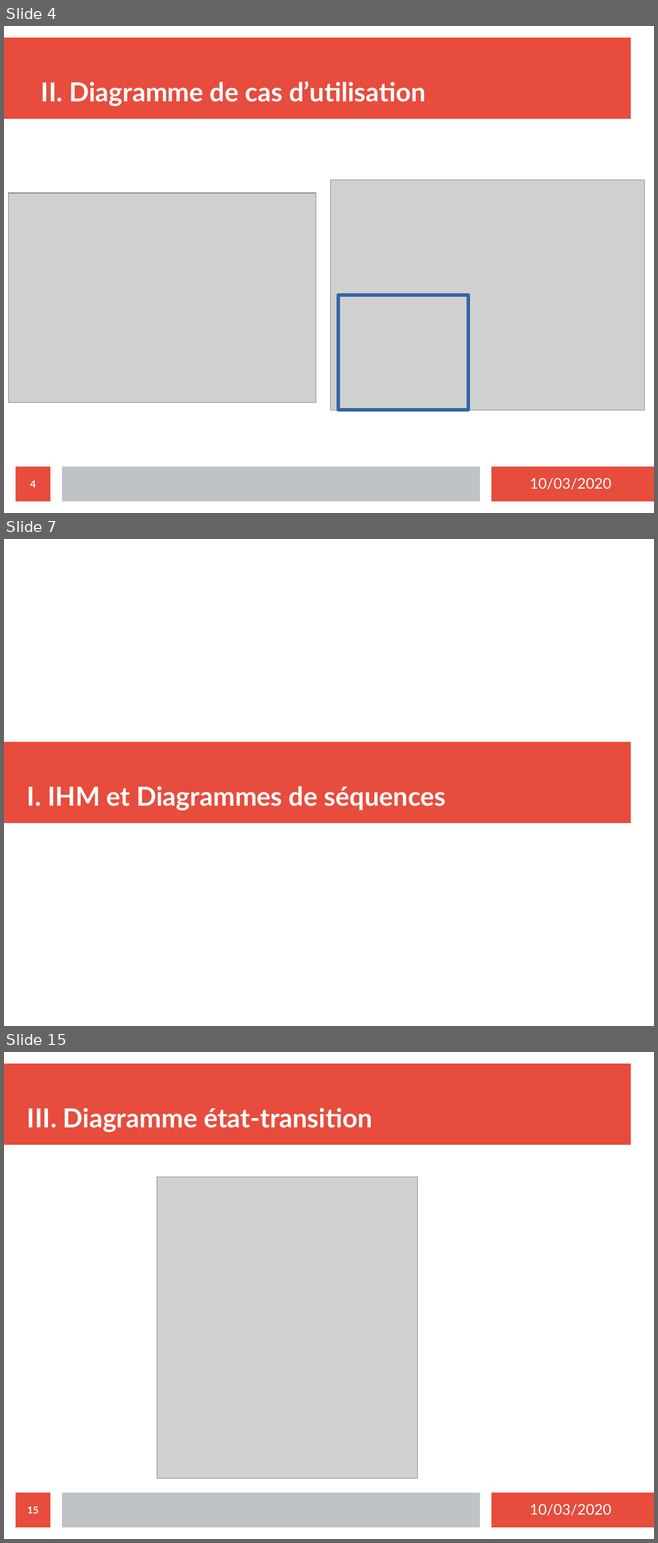
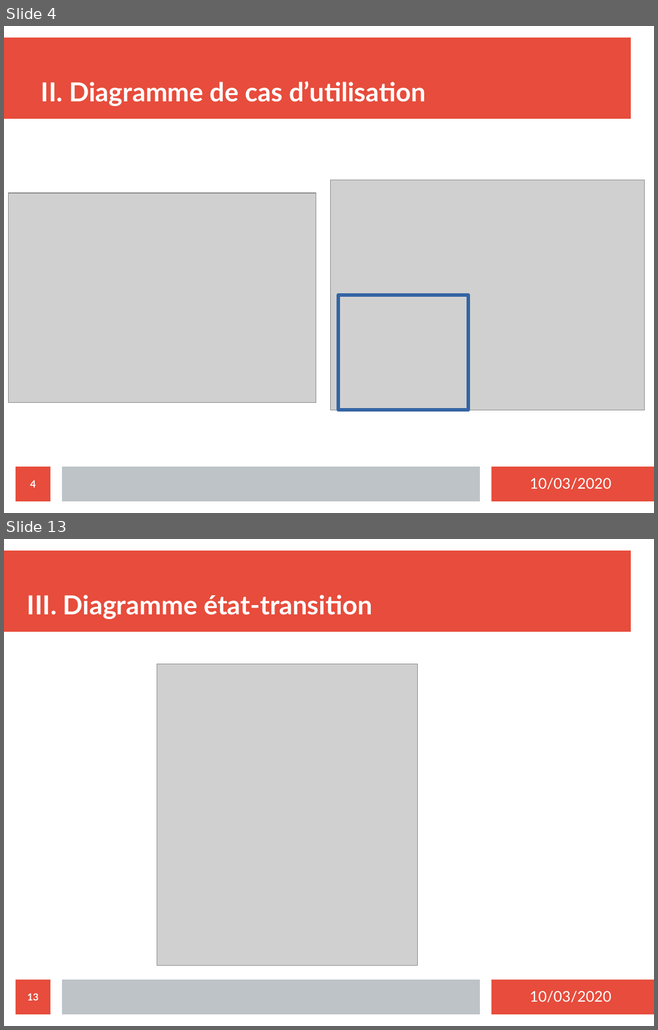
Before and after one commit to MezeretteBrice/Projet_Ronde, a slide deck: SOUTENANCE/Revue2/Revue2_CHEVREL.odp. Shown one above the other, each under a label of ours: slides 4, 7 and 15 before the commit, slides 4 and 13 after it; the slides between them are not shown. The pictures are 658x1543 and 658x1030 pixels, drawn with LibreOffice and Linux fonts; fonts in the diff are those of the drawing; grey boxes stand for pictures. Boxes give left, top, right and bottom in pixels: in the first picture for what was removed or moved away, otherwise in the second. Text is boxed around its words. In the diff, an @@ line names an element or a change of style, - is before the commit and + after.

```diff
--- a/SOUTENANCE/Revue2/Revue2_CHEVREL.odp
+++ b/SOUTENANCE/Revue2/Revue2_CHEVREL.odp
@@ slide 7 removed at <box>4,539,654,1026</box>, background #FFFFFF @@
@@ rectangle removed at <box>4,742,630,823</box> @@
@@ title removed at <box>27,786,445,810</box> @@
-I. IHM et Diagrammes de séquences
@@ what was slide 15 is now slide 13 @@
@@ page number at <box>27,993,39,1001</box>: text changed @@
-15
+13
```
Also in this commit, not shown: 9 slides changed, 1 other slide removed.
